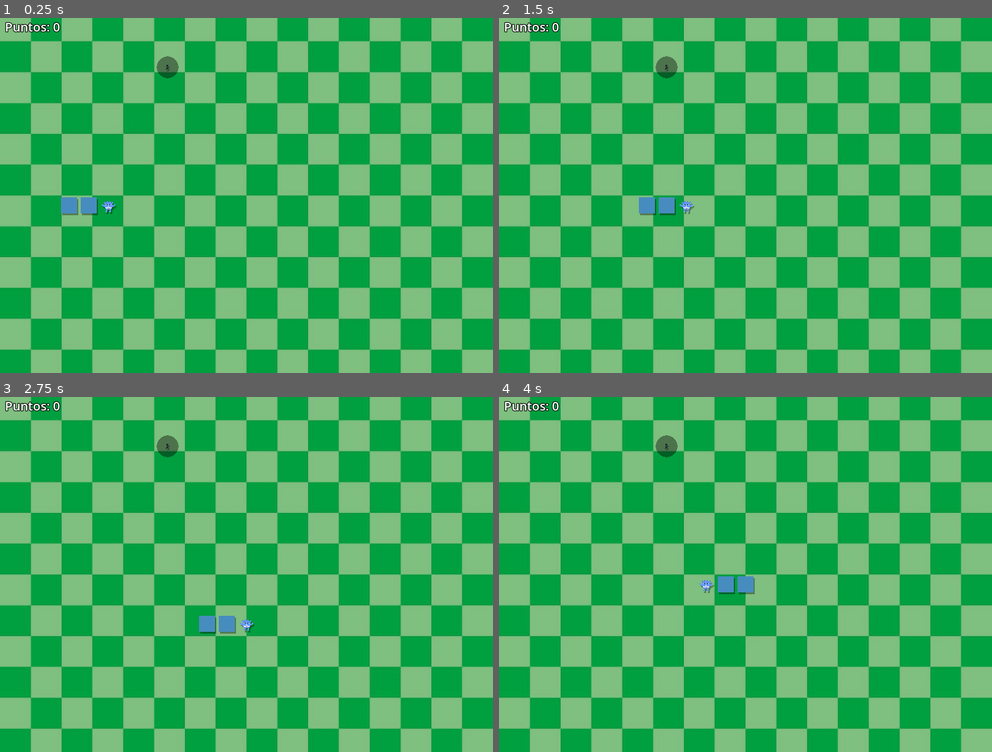
Above: before the commit, frames 1-4 (two rows, left to right).
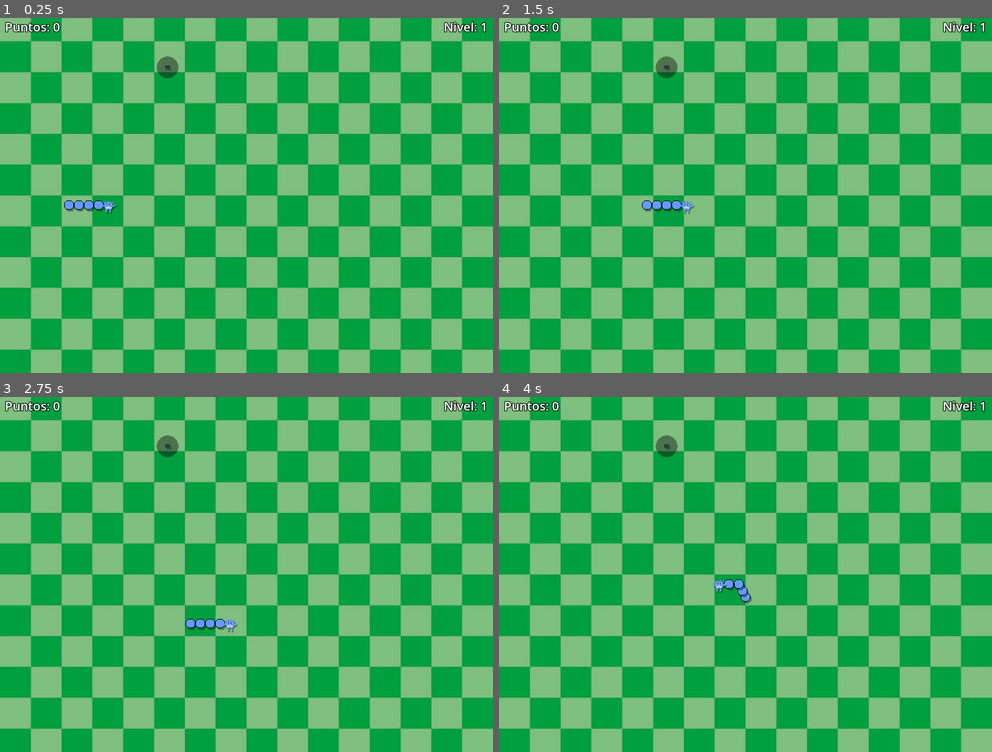
Above: after the commit, the same moments.

Repository: T4CC-coder/juego-uam
Game: Godot game, scene res://main.tscn
Same seed, same stepped clock (60 frames per second), same inputs: the game is played once before the commit and once after it. The engine's default icon, where the game draws it, is replaced by a stand-in: a white triangle on a blue panel in a dark square.
Inputs:
- Up to frame 1 (0.25 s): no input
- Up to frame 2 (1.5 s): tap Enter at 0.5, 0.6, 1.35 s; hold Right 0.53-1.28 s; tap Space at 0.77 s; hold Down from 1.28 s (still down)
- Up to frame 3 (2.75 s): tap Space at 1.52 s; release Down at 2.03 s; hold Right from 2.03 s (still down); tap Enter at 2.1 s
- Up to frame 4 (4 s): release Right at 2.78 s; hold Up 2.78-3.53 s; tap Enter at 2.85, 3.6 s; tap Space at 3.02, 3.77 s; hold Left from 3.53 s (still down)

The runs differ from the first frame. In frame 1, 0.6% of the frame differs, in the area x 12-99%, y 0-56%; in frame 2, 0.6%; in frame 3, 0.7%, in the area x 33-99%, y 0-67%; in frame 4, 0.7%.

Commit message:
commit 4
a los 10 puntos, cambia de nivel, mayor dificultad, implementacion de cuerpo y TNTS como obstaculos

Diff:
--- a/main.tscn
+++ b/main.tscn
@@ -3,12 +3,18 @@
 [ext_resource type="Script" uid="uid://doi3uh65n0iln" path="res://scripts/snake.gd" id="1_ig7tw"]
 [ext_resource type="Texture2D" uid="uid://bfh42giir3kq5" path="res://sprite/Sprite-0003.png" id="2_h2yge"]
 [ext_resource type="Texture2D" uid="uid://cjotidac0thoi" path="res://sprite/sprite fondos/nivel1.jpeg" id="3_1bvp3"]
+[ext_resource type="Texture2D" uid="uid://doymlboamb2lp" path="res://sprite/Sprite-0012.png" id="3_4c57u"]
 [ext_resource type="Texture2D" uid="uid://k33c7u3qc2yq" path="res://sprite/sprite simbolos/flechitas.png" id="3_7mycd"]
 [ext_resource type="Texture2D" uid="uid://dtndt02imces1" path="res://sprite/sprite simbolos/puntoycoma.png" id="4_272bh"]
 [ext_resource type="Texture2D" uid="uid://d3eg8qmwlimya" path="res://sprite/sprite simbolos/signo igual.png" id="5_5vw27"]
+[ext_resource type="Texture2D" uid="uid://bf5gk87152bgb" path="res://sprite/obstaculos/tnt.png" id="6_5vw27"]
+[ext_resource type="Texture2D" uid="uid://bk5jx2m28ecff" path="res://sprite/sprite simbolos/Sprite-00010.png" id="7_efxa6"]
+[ext_resource type="Texture2D" uid="uid://cw1o7x8xmjsb3" path="res://sprite/sprite fondos/nivel2.jpg" id="8_kek77"]
 
 [node name="Main" type="Node2D" unique_id=2022894816]
 script = ExtResource("1_ig7tw")
 head_texture = ExtResource("2_h2yge")
-food_textures = Array[Texture2D]([ExtResource("3_7mycd"), ExtResource("4_272bh"), ExtResource("5_5vw27")])
-level_backgrounds = Array[Texture2D]([ExtResource("3_1bvp3")])
+body_texture = ExtResource("3_4c57u")
+food_textures = Array[Texture2D]([ExtResource("3_7mycd"), ExtResource("4_272bh"), ExtResource("5_5vw27"), ExtResource("7_efxa6")])
+tnt_texture = ExtResource("6_5vw27")
+level_backgrounds = Array[Texture2D]([ExtResource("3_1bvp3"), ExtResource("8_kek77")])
--- a/scripts/snake.gd
+++ b/scripts/snake.gd
@@ -1,5 +1,5 @@
 extends Node2D
-# Snake indie - v2: iconos propios, la comida cambia SOLO al comer, velocidad ajustable
+# Snake indie - v3: movimiento suave a 60 fps, niveles, TNT, sombras
 
 const CELL := 32
 const GRID_W := 25
@@ -8,23 +8,27 @@
 const BODY_COLOR := Color("478cbf")
 const BG_COLOR := Color("1e1e2e")
 const FOOD_COLOR := Color("f9e2af")
-
-# Sombra que se dibuja detras de los sprites para que resalten
 const SHADOW_COLOR := Color(0, 0, 0, 0.35)
 const SHADOW_OFFSET := Vector2(2, 3)
 
-# Respaldo: si no has puesto imagenes todavia, se dibujan estos simbolos como texto
+# Respaldo: si no hay imagenes de simbolos, se dibujan estos como texto
 const TEXT_SYMBOLS := ["{", "}", "[", "]", "(", ")", "/", "\\", ";", "<", ">", "=", "!", "&", "|", "#"]
 
-# ---- Arrastra las imagenes de tu equipo aqui desde el Inspector (nodo Main) ----
+# ---- Imagenes: arrastralas desde el Inspector (nodo Main) ----
 @export var head_texture: Texture2D
 @export var body_texture: Texture2D
 @export var food_textures: Array[Texture2D] = []
+@export var tnt_texture: Texture2D
+
+# ---- Cuerpo: que tan junto se ve ----
+# body_fill = bolitas extra entre cada pedazo (0 = como antes, 1 = el doble de juntas, 2 = casi una cadena)
+@export_range(0, 3) var body_fill := 1
+# body_scale = tamano de cada bolita (1.0 = normal, 1.3 = 30% mas grande)
+@export_range(1.0, 2.0, 0.05) var body_scale := 1.0
 
 # Fondos por nivel: casilla 0 = nivel 1, casilla 1 = nivel 2, etc.
+# Si el juego llega a un nivel sin fondo, se queda con el ultimo que tengas.
 @export var level_backgrounds: Array[Texture2D] = []
-
-# Que tanto se oscurece el fondo (0 = nada, 0.8 = muy oscuro) para que los iconos se vean mejor
 @export_range(0.0, 0.8, 0.05) var background_dim := 0.25
 
 # ---- Velocidad: segundos por paso (mas alto = mas lento) ----
@@ -32,43 +36,57 @@
 @export var min_step_time := 0.12
 @export var speed_up_per_food := 0.005
 
+# ---- Niveles y dificultad ----
+@export_range(1, 100) var points_per_level := 10   # puntos para pasar de nivel
+@export var tnt_per_level := 4                     # TNT = (nivel - 1) x este numero
+@export var max_tnt := 25
+
 var fallback_head: Texture2D = preload("res://icon.svg")
 
 var snake: Array[Vector2i] = []
+var prev_snake: Array[Vector2i] = []   # donde estaba cada pedazo antes del ultimo paso
+var obstacles: Array[Vector2i] = []    # posiciones de los TNT
 var dir := Vector2i.RIGHT
 var next_dir := Vector2i.RIGHT
+
 var food_pos := Vector2i.ZERO
 var food_index := -1
+var ghost_pos := Vector2i.ZERO         # la comida recien comida (se ve hasta que la cabeza llega)
+var ghost_index := -1
+var ghost_active := false
+
 var score := 0
-var level := 0   # 0 = nivel 1
+var level := 0                         # 0 = nivel 1
 var game_over := false
-
-var move_timer: Timer
+var paused := false                    # pausa corta al subir de nivel
+var banner_time := 0.0
+
+var step_time := 0.3
+var step_clock := 0.0                  # avance dentro del paso actual (para animar suave)
 
 
 func _ready() -> void:
 	randomize()
-	# Para que el pixel art se vea nitido y no borroso
-	texture_filter = CanvasItem.TEXTURE_FILTER_NEAREST
-
-	move_timer = Timer.new()
-	move_timer.timeout.connect(_step)
-	add_child(move_timer)
-
+	texture_filter = CanvasItem.TEXTURE_FILTER_NEAREST   # pixel art nitido
 	_reset()
 
 
 func _reset() -> void:
 	snake = [Vector2i(5, 9), Vector2i(4, 9), Vector2i(3, 9)]
+	prev_snake.assign(snake)
+	obstacles.clear()
 	dir = Vector2i.RIGHT
 	next_dir = Vector2i.RIGHT
 	score = 0
+	level = 0
 	game_over = false
+	paused = false
+	ghost_active = false
+	banner_time = 0.0
+	step_time = start_step_time
+	step_clock = 0.0
 	food_index = -1
-	move_timer.wait_time = start_step_time
-	move_timer.start()
 	_spawn_food()
-	queue_redraw()
 
 
 func _food_variants() -> int:
@@ -76,17 +94,41 @@
 
 
 func _spawn_food() -> void:
-	# Posicion nueva
 	while true:
 		food_pos = Vector2i(randi() % GRID_W, randi() % GRID_H)
-		if not snake.has(food_pos):
+		if not snake.has(food_pos) and not obstacles.has(food_pos):
 			break
-	# Simbolo nuevo (distinto al anterior). Solo cambia aqui, o sea, al comer.
+	# Simbolo nuevo (distinto al anterior). Solo cambia al comer.
 	var total := _food_variants()
 	var nuevo := randi() % total
 	while total > 1 and nuevo == food_index:
 		nuevo = randi() % total
 	food_index = nuevo
+
+
+func _spawn_obstacles() -> void:
+	obstacles.clear()
+	var count := mini(level * tnt_per_level, max_tnt)
+	var head := snake[0]
+	var tries := 0
+	while obstacles.size() < count and tries < 500:
+		tries += 1
+		var c := Vector2i(randi() % GRID_W, randi() % GRID_H)
+		# Lejos de la cabeza para que no sea injusto
+		if absi(c.x - head.x) + absi(c.y - head.y) < 6:
+			continue
+		if snake.has(c) or obstacles.has(c):
+			continue
+		obstacles.append(c)
+
+
+func _level_up() -> void:
+	level += 1
+	_spawn_obstacles()
+	banner_time = 1.5
+	paused = true
+	await get_tree().create_timer(1.2).timeout
+	paused = false
 
 
 func _unhandled_input(event: InputEvent) -> void:
@@ -110,37 +152,70 @@
 		next_dir = d
 
 
+func _process(delta: float) -> void:
+	if banner_time > 0.0:
+		banner_time -= delta
+
+	if not game_over:
+		step_clock += delta
+		if step_clock >= step_time:
+			if paused:
+				step_clock = step_time          # se queda quieta al final del paso
+			else:
+				step_clock -= step_time
+				_step()
+
+	queue_redraw()   # redibuja en cada frame = movimiento fluido
+
+
 func _step() -> void:
-	if game_over:
-		return
-
+	ghost_active = false
 	dir = next_dir
 	var new_head := snake[0] + dir
 
-	if new_head.x < 0 or new_head.x >= GRID_W or new_head.y < 0 or new_head.y >= GRID_H or snake.has(new_head):
+	# Choque con paredes, cuerpo o TNT
+	if new_head.x < 0 or new_head.x >= GRID_W or new_head.y < 0 or new_head.y >= GRID_H \
+			or snake.has(new_head) or obstacles.has(new_head):
 		game_over = true
-		move_timer.stop()
-		queue_redraw()
+		step_clock = step_time
 		return
 
+	prev_snake.assign(snake)
 	snake.push_front(new_head)
 
 	if new_head == food_pos:
+		ghost_pos = food_pos
+		ghost_index = food_index
+		ghost_active = true
 		score += 1
-		move_timer.wait_time = max(min_step_time, move_timer.wait_time - speed_up_per_food)
+		step_time = maxf(min_step_time, step_time - speed_up_per_food)
+		if score % points_per_level == 0:
+			_level_up()
 		_spawn_food()
 	else:
 		snake.pop_back()
 
-	queue_redraw()
-
+
+# ------------------------------------------------------------------ dibujo
 
 func _cell_rect(cell: Vector2i) -> Rect2:
 	return Rect2(Vector2(cell) * CELL, Vector2(CELL, CELL))
 
 
+# Posicion en pantalla del pedazo i, mezclando entre donde estaba y donde esta (t de 0 a 1)
+func _seg_pixel(i: int, t: float) -> Vector2:
+	var cur := Vector2(snake[i])
+	var prev := Vector2(prev_snake[i]) if i < prev_snake.size() else cur
+	return prev.lerp(cur, t) * CELL
+
+
+# Rectangulo de una bolita del cuerpo, agrandada desde su centro segun body_scale
+func _body_rect(pos: Vector2) -> Rect2:
+	var size := Vector2(CELL, CELL) * body_scale
+	return Rect2(pos - (size - Vector2(CELL, CELL)) / 2.0, size)
+
+
 func _draw_with_shadow(tex: Texture2D, rect: Rect2) -> void:
-	# Primero la sombra (la misma imagen pintada de negro y desplazada), luego la imagen
 	draw_texture_rect(tex, Rect2(rect.position + SHADOW_OFFSET, rect.size), false, SHADOW_COLOR)
 	draw_texture_rect(tex, rect, false)
 
@@ -152,59 +227,88 @@
 
 func _draw_background() -> void:
 	var area := Vector2(GRID_W * CELL, GRID_H * CELL)
-
-	if level < level_backgrounds.size() and level_backgrounds[level] != null:
-		var tex := level_backgrounds[level]
+	var idx := mini(level, level_backgrounds.size() - 1)
+
+	if idx >= 0 and level_backgrounds[idx] != null:
+		var tex := level_backgrounds[idx]
 		var tex_size := tex.get_size()
-		# Escala la imagen para cubrir toda el area SIN deformarla (recorta lo que sobra)
+		# Cubre toda el area SIN deformar la imagen (recorta lo que sobra)
 		var s := maxf(area.x / tex_size.x, area.y / tex_size.y)
 		var src_size := area / s
 		var src_pos := (tex_size - src_size) / 2.0
 		draw_texture_rect_region(tex, Rect2(Vector2.ZERO, area), Rect2(src_pos, src_size))
-		# Capa oscura encima del fondo para bajar el contraste
 		if background_dim > 0.0:
 			draw_rect(Rect2(Vector2.ZERO, area), Color(0, 0, 0, background_dim))
 	else:
-		# Si no hay imagen para este nivel, color liso
 		draw_rect(Rect2(Vector2.ZERO, area), BG_COLOR)
+
+
+func _draw_food(pos: Vector2i, index: int) -> void:
+	var rect := _cell_rect(pos)
+	# Circulo oscuro detras para que el simbolo resalte
+	draw_circle(rect.get_center(), CELL * 0.55, Color(0, 0, 0, 0.4))
+	if food_textures.size() > 0:
+		if index >= 0 and index < food_textures.size() and food_textures[index] != null:
+			_draw_with_shadow(food_textures[index], rect)
+	elif index >= 0 and index < TEXT_SYMBOLS.size():
+		_draw_text_outlined(ThemeDB.fallback_font, Vector2(rect.position.x, rect.position.y + CELL * 0.8),
+			TEXT_SYMBOLS[index], HORIZONTAL_ALIGNMENT_CENTER, CELL, 30, FOOD_COLOR)
 
 
 func _draw() -> void:
 	var font := ThemeDB.fallback_font
-
-	# Fondo
+	var t := clampf(step_clock / step_time, 0.0, 1.0)
+
 	_draw_background()
 
-	# Comida
-	var food_rect := _cell_rect(food_pos)
-	# Circulo oscuro detras para que el simbolo resalte sobre cualquier fondo
-	draw_circle(food_rect.get_center(), CELL * 0.55, Color(0, 0, 0, 0.4))
-	if food_textures.size() > 0:
-		var tex := food_textures[food_index]
-		if tex:
-			_draw_with_shadow(tex, food_rect)
-	else:
-		_draw_text_outlined(font, Vector2(food_pos.x * CELL, food_pos.y * CELL + CELL * 0.8),
-			TEXT_SYMBOLS[food_index], HORIZONTAL_ALIGNMENT_CENTER, CELL, 30, FOOD_COLOR)
-
-	# Cuerpo
-	for i in range(1, snake.size()):
-		var r := _cell_rect(snake[i])
+	# TNT
+	for o in obstacles:
+		var r := _cell_rect(o)
+		if tnt_texture:
+			_draw_with_shadow(tnt_texture, r)
+		else:
+			# Respaldo hasta que tengan el sprite del TNT
+			draw_rect(Rect2(r.position + SHADOW_OFFSET, r.size).grow(-2), SHADOW_COLOR)
+			draw_rect(r.grow(-2), Color("c0392b"))
+			_draw_text_outlined(font, Vector2(r.position.x, r.position.y + CELL * 0.68),
+				"TNT", HORIZONTAL_ALIGNMENT_CENTER, CELL, 14, Color.WHITE)
+
+	# Comida (y la que acaba de comerse, hasta que la cabeza llegue)
+	if ghost_active and t < 0.85:
+		_draw_food(ghost_pos, ghost_index)
+	_draw_food(food_pos, food_index)
+
+	# Cuerpo (de la cola hacia la cabeza)
+	for i in range(snake.size() - 1, 0, -1):
+		var pos := _seg_pixel(i, t)
 		if body_texture:
-			_draw_with_shadow(body_texture, r)
+			_draw_with_shadow(body_texture, _body_rect(pos))
+			# Bolitas extra entre este pedazo y el que tiene delante
+			var ahead := _seg_pixel(i - 1, t)
+			for j in range(1, body_fill + 1):
+				var p := pos.lerp(ahead, float(j) / float(body_fill + 1))
+				_draw_with_shadow(body_texture, _body_rect(p))
 		else:
+			var r := Rect2(pos, Vector2(CELL, CELL))
 			draw_rect(Rect2(r.position + SHADOW_OFFSET, r.size).grow(-3), SHADOW_COLOR)
 			draw_rect(r.grow(-3), BODY_COLOR)
 
 	# Cabeza
 	var head_tex: Texture2D = head_texture if head_texture else fallback_head
-	_draw_with_shadow(head_tex, _cell_rect(snake[0]))
-
-	# Puntaje
+	_draw_with_shadow(head_tex, Rect2(_seg_pixel(0, t), Vector2(CELL, CELL)))
+
+	# Puntaje y nivel
 	_draw_text_outlined(font, Vector2(8, 22), "Puntos: %d" % score,
 		HORIZONTAL_ALIGNMENT_LEFT, -1, 20, Color.WHITE)
+	_draw_text_outlined(font, Vector2(0, 22), "Nivel: %d" % (level + 1),
+		HORIZONTAL_ALIGNMENT_RIGHT, GRID_W * CELL - 8, 20, Color.WHITE)
+
+	# Cartel de nivel nuevo
+	if banner_time > 0.0:
+		_draw_text_outlined(font, Vector2(0, GRID_H * CELL / 2.0 - 30), "¡NIVEL %d!" % (level + 1),
+			HORIZONTAL_ALIGNMENT_CENTER, GRID_W * CELL, 56, FOOD_COLOR)
 
 	# Game over
 	if game_over:
 		_draw_text_outlined(font, Vector2(0, GRID_H * CELL / 2.0), "GAME OVER - Enter para reiniciar",
-			HORIZONTAL_ALIGNMENT_CENTER, GRID_W * CELL, 22, Color("f38ba8"))
+			HORIZONTAL_ALIGNMENT_CENTER, GRID_W * CELL, 28, Color("f38ba8"))
Binary file added: sprite/Sprite-0012.png
Not shown, added: sprite/Sprite-0012.png.import
Binary file added: sprite/obstaculos/tnt.png
Not shown, added: sprite/obstaculos/tnt.png.import
Binary file added: sprite/sprite fondos/nivel2.jpg
Not shown, added: sprite/sprite fondos/nivel2.jpg.import
Binary file added: sprite/sprite fondos/nivel3.jpg
Not shown, added: sprite/sprite fondos/nivel3.jpg.import
Binary file added: sprite/sprite simbolos/Sprite-00010.png
Not shown, added: sprite/sprite simbolos/Sprite-00010.png.import
